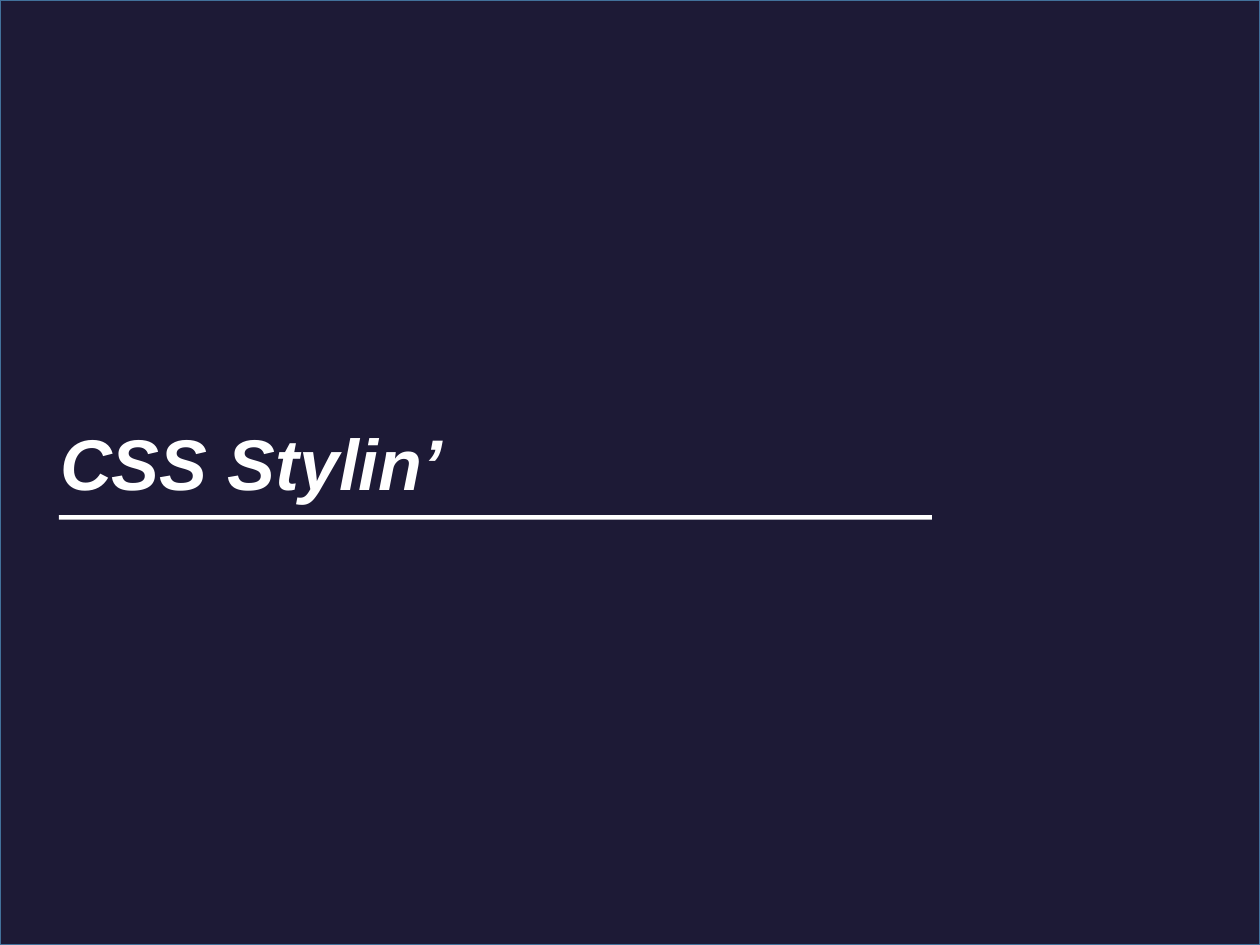
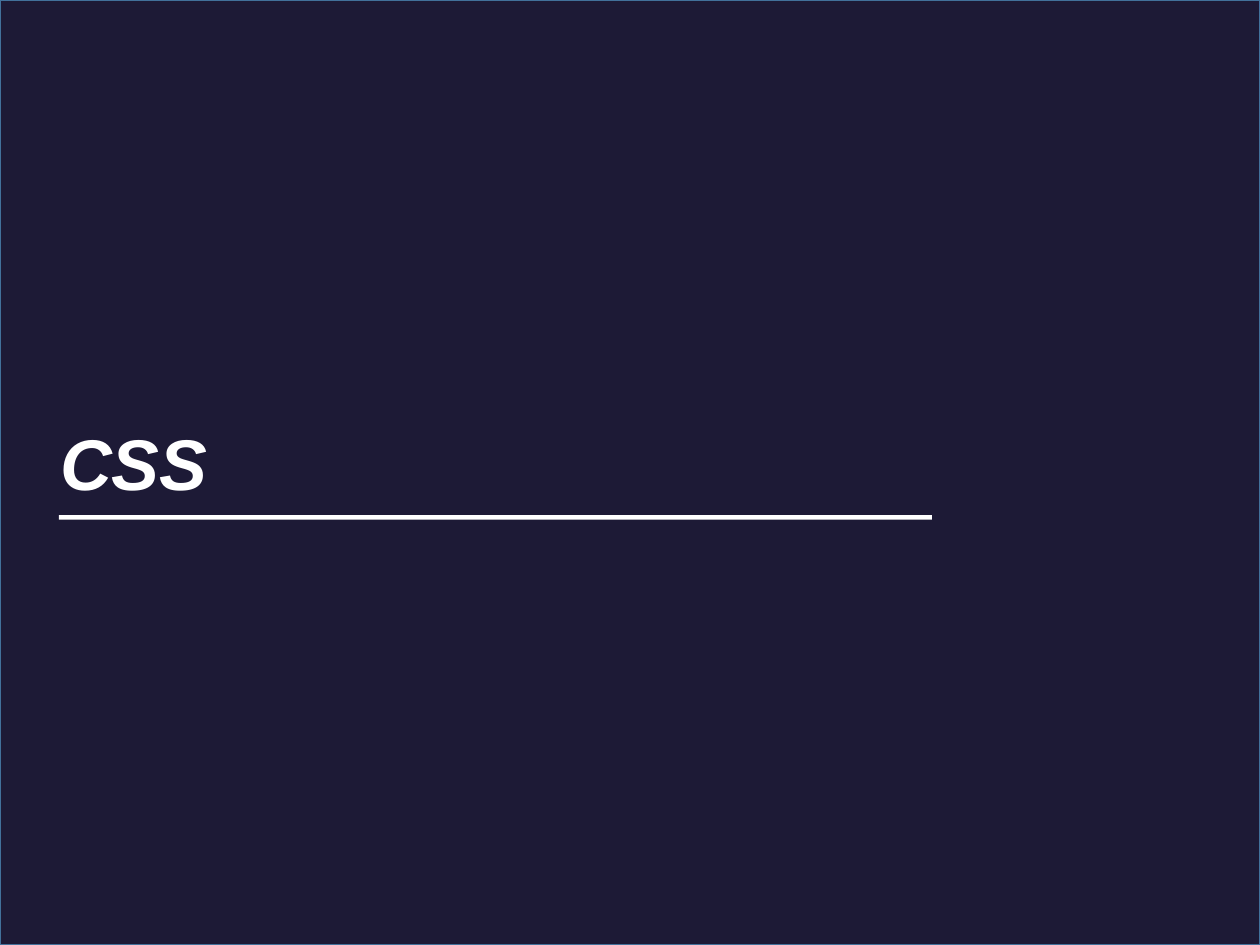
Before and after one commit to tichaiti/tichaiti-workshop, a slide deck: slide 13 of Prezantasyon/Gitn_Pro_HTML_CSS.pptx. Drawn at 1260x945 pixels with LibreOffice and Linux fonts; fonts in the diff are those of the drawing. Boxes give left, top, right and bottom in pixels: in the first picture for what was removed or moved away, otherwise in the second. Text is boxed around its words. In the diff, an @@ line names an element or a change of style, - is before the commit and + after.

```diff
--- a/Prezantasyon/Gitn_Pro_HTML_CSS.pptx
+++ b/Prezantasyon/Gitn_Pro_HTML_CSS.pptx
@@ title at <box>60,440,207,491</box>: text changed @@
-CSS Stylin’
+CSS
```
Also in this commit, not shown: 7 other slides changed, 6 slides added, 10 slides removed, 2 other files.
